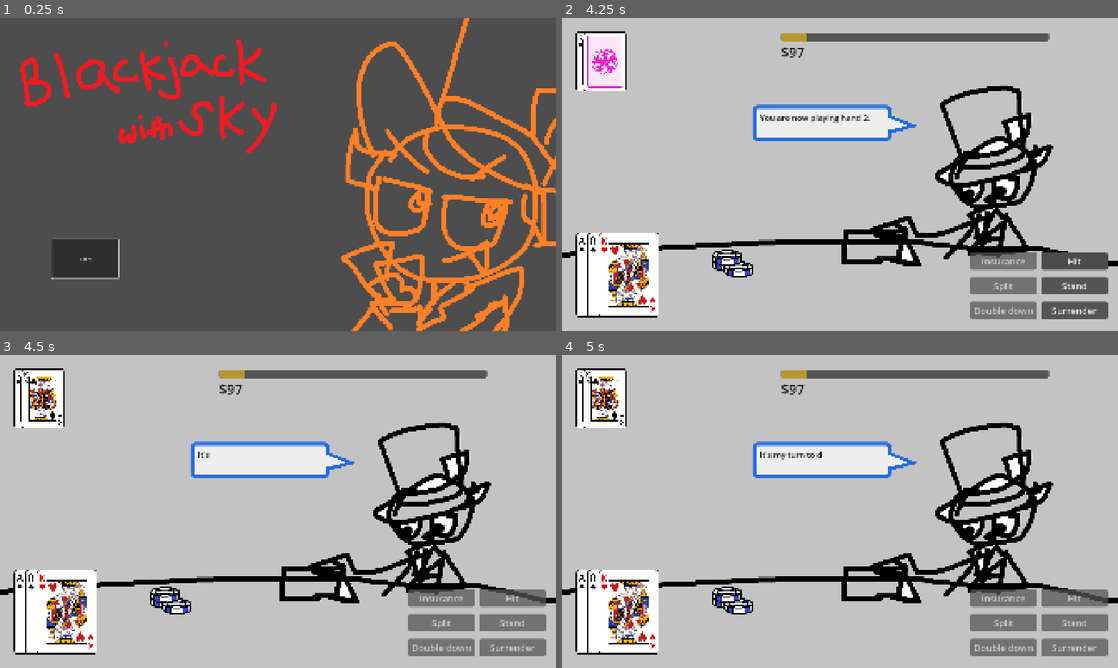
Above: before the commit, frames 1-4 (two rows, left to right).
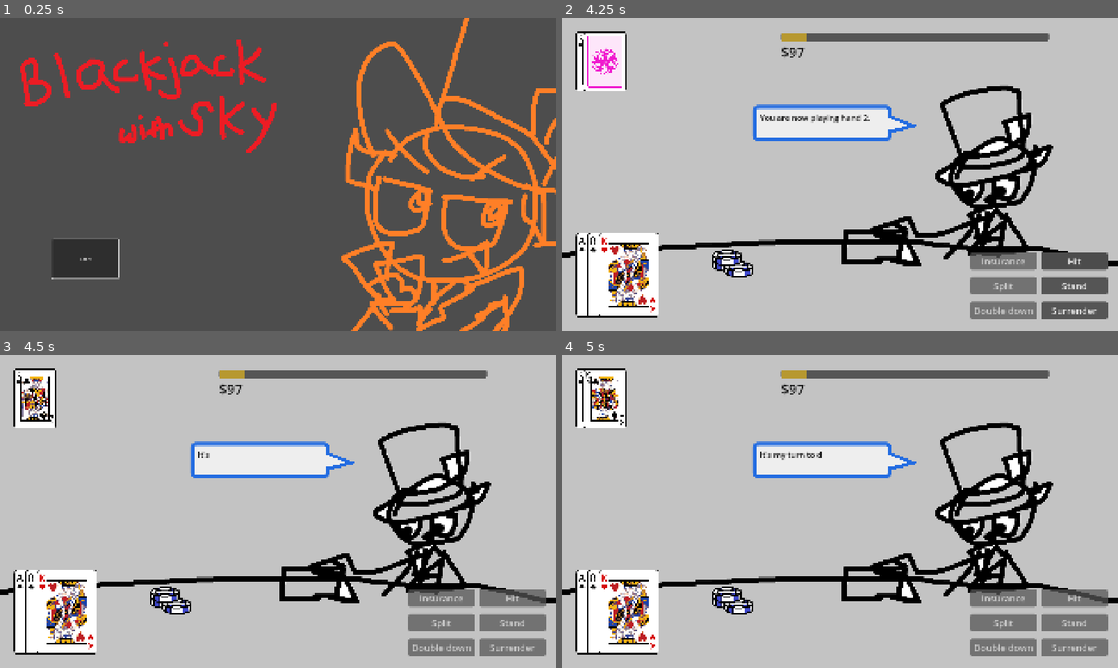
Above: after the commit, the same moments.

Repository: Tofutush/blackjack-with-sky
Game: Godot game, scene res://scenes/Start/Start.tscn
Same seed, same stepped clock (60 frames per second), same inputs: the game is played once before the commit and once after it.
Inputs:
- Up to frame 1 (0.25 s): no input
- Up to frame 2 (4.25 s): click "Start" at 0.5 s; click "Start!" at 1.25 s; click "Split" at 2 s; click "Double down" at 2.75 s; click "Hit" at 3.5 s
- Up to frame 3 (4.5 s): click "Stand" at 4.25 s
- Up to frame 4 (5 s): no input

Frames 1-2 are identical in both runs. In frame 3, 1.0% of the frame differs, in the area x 3-12%, y 4-24%; in frame 4, nothing differs.

Commit message:
turn animation

Diff:
--- a/scenes/CardDisplay/card_display.gd
+++ b/scenes/CardDisplay/card_display.gd
@@ -20,6 +20,14 @@
 ## show the back of this card
 func showBack() -> void:
 	if texture.region != BACK_REGION: texture.region = BACK_REGION
+
+## plays animation as card is turned
+func turnBack() -> void:
+	$AnimationPlayer.play("squash")
+	await $AnimationPlayer.animation_finished
+	showFront()
+	$AnimationPlayer.play("expand")
+	await $AnimationPlayer.animation_finished
 
 ## get the top-left corner of the region we need to crop out
 func getRegion() -> Rect2:
--- a/scenes/CardDisplay/card_display.tscn
+++ b/scenes/CardDisplay/card_display.tscn
@@ -8,7 +8,7 @@
 region = Rect2(0, 0, 209, 294)
 
 [sub_resource type="Animation" id="Animation_sda2w"]
-length = 0.001
+length = 0.2
 tracks/0/type = "value"
 tracks/0/imported = false
 tracks/0/enabled = true
@@ -16,10 +16,21 @@
 tracks/0/interp = 1
 tracks/0/loop_wrap = true
 tracks/0/keys = {
-"times": PackedFloat32Array(0),
-"transitions": PackedFloat32Array(1),
+"times": PackedFloat32Array(0, 0.2),
+"transitions": PackedFloat32Array(1, 1),
 "update": 0,
-"values": [Color(1, 1, 1, 0)]
+"values": [Color(1, 1, 1, 0), Color(1, 1, 1, 1)]
+}
+tracks/1/type = "bezier"
+tracks/1/imported = false
+tracks/1/enabled = true
+tracks/1/path = NodePath(".:scale:x")
+tracks/1/interp = 1
+tracks/1/loop_wrap = true
+tracks/1/keys = {
+"handle_modes": PackedInt32Array(0),
+"points": PackedFloat32Array(1, -0.1, 0, 0.1, 0),
+"times": PackedFloat32Array(0)
 }
 
 [sub_resource type="Animation" id="Animation_mqors"]
@@ -38,18 +49,49 @@
 "values": [Color(1, 1, 1, 0), Color(1, 1, 1, 1)]
 }
 
+[sub_resource type="Animation" id="Animation_5qe4c"]
+resource_name = "squash"
+length = 0.2
+tracks/0/type = "bezier"
+tracks/0/imported = false
+tracks/0/enabled = true
+tracks/0/path = NodePath(".:scale:x")
+tracks/0/interp = 1
+tracks/0/loop_wrap = true
+tracks/0/keys = {
+"handle_modes": PackedInt32Array(0, 2),
+"points": PackedFloat32Array(1, -0.1, 0, 0.1, 0, 1e-05, -0.033333335, 0.166665, 0, 0),
+"times": PackedFloat32Array(0, 0.2)
+}
+
+[sub_resource type="Animation" id="Animation_57mdg"]
+resource_name = "expand"
+length = 0.2
+tracks/0/type = "bezier"
+tracks/0/imported = false
+tracks/0/enabled = true
+tracks/0/path = NodePath(".:scale:x")
+tracks/0/interp = 1
+tracks/0/loop_wrap = true
+tracks/0/keys = {
+"handle_modes": PackedInt32Array(0, 2),
+"points": PackedFloat32Array(1e-05, -0.1, 0, 0.1, 0, 1, -0.033333335, -0.166665, 0, 0),
+"times": PackedFloat32Array(0, 0.2)
+}
+
 [sub_resource type="AnimationLibrary" id="AnimationLibrary_sda2w"]
 _data = {
 &"RESET": SubResource("Animation_sda2w"),
-&"fadein": SubResource("Animation_mqors")
+&"expand": SubResource("Animation_57mdg"),
+&"fadein": SubResource("Animation_mqors"),
+&"squash": SubResource("Animation_5qe4c")
 }
 
 [node name="CardDisplay" type="TextureRect"]
 modulate = Color(1, 1, 1, 0)
 texture_filter = 1
-offset_top = -48.0
 offset_right = 209.0
-offset_bottom = 246.0
+offset_bottom = 294.0
 pivot_offset = Vector2(104.5, 147)
 texture = SubResource("AtlasTexture_k3004")
 script = ExtResource("2_mqors")
--- a/scenes/DeckDisplay/deck_display.gd
+++ b/scenes/DeckDisplay/deck_display.gd
@@ -26,4 +26,4 @@
 func turnLastBackCard() -> void:
 	if $HBoxContainer.get_child_count() != 0:
 		var child: CardDisplay = $HBoxContainer.get_child($HBoxContainer.get_child_count() - 1)
-		child.showFront()
+		child.turnBack()
Not shown: 1 places in scenes/CardDisplay/card_display.tscn that only renumber resources
